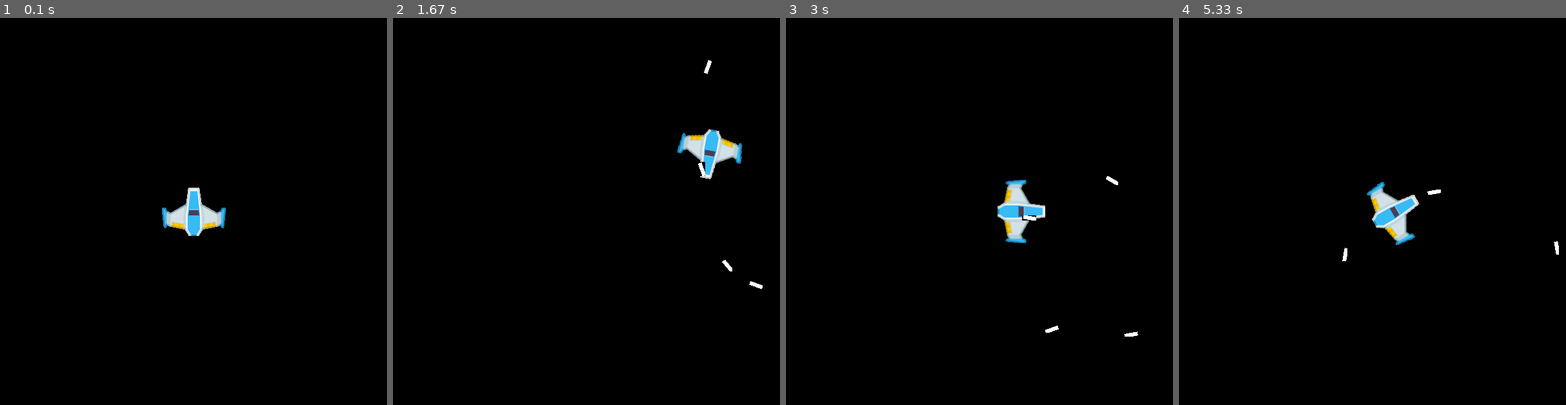
Above: before the commit, frames 1-4 (left to right).
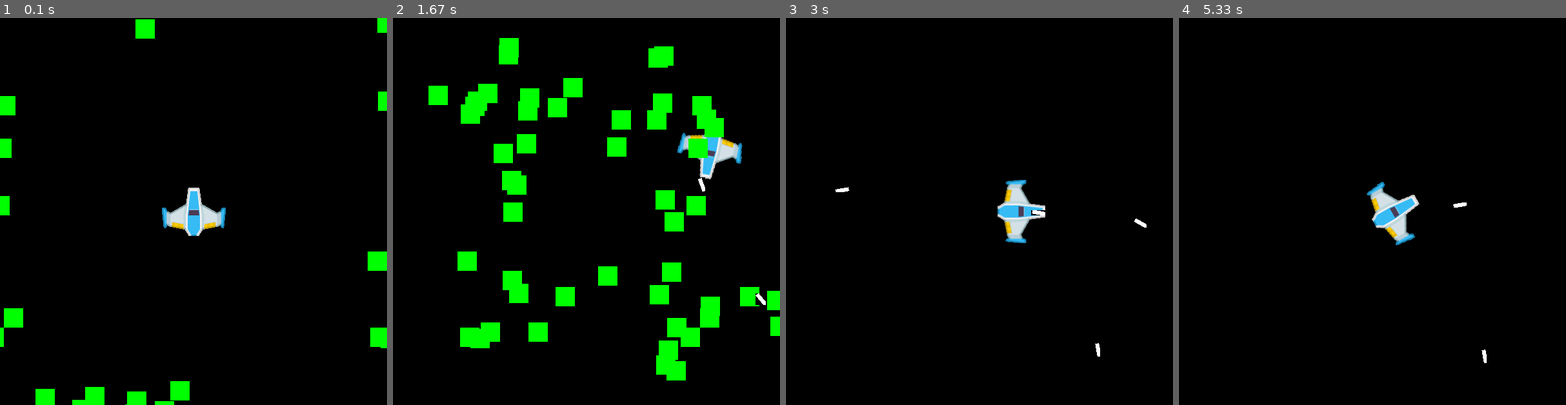
Above: after the commit, the same moments.

Repository: bheki-maenetja/small-projects-pygame
Game: pygame game, started from space-invaders/main.py
Two runs of this game, one before a commit and one after it. Both use one fixed random seed, a clock stepped at 60 frames per second and the inputs below.
Inputs:
- Up to frame 1 (0.1 s): no input
- Up to frame 2 (1.67 s): tap Space at 0.33, 0.73, 1.03, 1.23, 1.57 s; hold Right 0.67-1.13 s; hold D 0.67-1.13 s; hold Up 1.17-1.47 s; hold Right from 1.5 s (still down); hold D from 1.5 s (still down)
- Up to frame 3 (3 s): tap Space at 1.87, 2.07, 2.37, 2.63, 2.97 s; release Right at 1.97 s; release D at 1.97 s; hold Left 2-2.53 s; hold A 2-2.53 s; hold Down 2.57-2.87 s; hold Left from 2.9 s (still down); hold A from 2.9 s (still down)
- Up to frame 4 (5.33 s): tap Space at 3.27, 3.4, 3.8, 4.1, 4.47, 4.87, 5.17 s; release Left at 3.3 s; release A at 3.3 s; hold Up 3.33-3.7 s; hold Right 3.73-4.37 s; hold D 3.73-4.37 s; hold Down 4.4-4.77 s; hold Left 4.8-5.27 s; hold A 4.8-5.27 s; hold Right from 5.3 s (still down); hold D from 5.3 s (still down)

The runs differ from the first frame. In frame 1, 2.7% of the frame differs, in the area x 0-100%, y 0-100%; in frame 2, 11%, in the area x 9-100%, y 5-94%; in frame 3, 0.3%; in frame 4, 0.2%.

Commit message:
fixed bullet trajectories

Diff:
--- a/KCC-shmup-tutorial/shmup.py
+++ b/KCC-shmup-tutorial/shmup.py
@@ -8,6 +8,8 @@
 WIDTH = 480
 HEIGHT = 600
 FPS = 60
+
+score = 0
 
 pygame.init()
 pygame.mixer.init()
@@ -141,10 +143,20 @@
 player = Player()
 
 all_sprites.add(player)
+
 for i in range(10):
   m = Mob()
   all_sprites.add(m)
   mobs.add(m)
+
+# Utility Functions
+font_name = pygame.font.match_font('arial')
+def draw_text(surf, text, size, x, y):
+  font = pygame.font.Font(font_name, size)
+  text_surface = font.render(text, True, WHITE)
+  text_rect = text_surface.get_rect()
+  text_rect.midtop = (x, y)
+  surf.blit(text_surface, text_rect)
 
 # Game loop
 running = True
@@ -162,6 +174,7 @@
 
   bullet_hits = pygame.sprite.groupcollide(mobs, bullets, True, True)
   for hit in bullet_hits:
+    score += 50 - hit.radius
     m = Mob()
     all_sprites.add(m)
     mobs.add(m)
@@ -174,6 +187,7 @@
   screen.fill(BLACK)
   screen.blit(background, background_rect)
   all_sprites.draw(screen)
+  draw_text(screen, f"Score: {score}", 18, WIDTH/2, 10)
 
   # AFTER drawing everything, flip the display
   pygame.display.flip()
--- a/space-invaders/main.py
+++ b/space-invaders/main.py
@@ -4,7 +4,7 @@
 # Skeleton for a new project
 import pygame
 from random import randint, choice
-from math import cos, sin
+from math import cos, sin, pi
 from os import path
 
 from pygame.locals import (
@@ -104,19 +104,23 @@
     self.rect.center = (x, y)
 
   def update(self):
-    angle = ((self.rot % 360) + 90) % 360
-    if 0 <= angle <= 90:
-      self.rect.centerx += 5 * abs(cos(angle))
-      self.rect.centery -= 5 * abs(sin(angle))
-    if 90 < angle <= 180:
-      self.rect.centerx -= 5 * abs(cos(angle))
-      self.rect.centery -= 5 * abs(sin(angle))
-    if 180 < angle <= 270:
-      self.rect.centerx -= 5 * abs(cos(angle))
-      self.rect.centery += 5 * abs(sin(angle))
-    if 270 < angle <= 360:
-      self.rect.centerx += 5 * abs(cos(angle))
-      self.rect.centery += 5 * abs(sin(angle))
+    angle_deg = ((self.rot % 360) + 90) % 360
+    angle_rad = (angle_deg / 180) * pi
+    horizontal_vector = abs(8 * round(cos(angle_rad), 4))
+    vertical_vector = abs(8 * round(sin(angle_rad), 4))
+    print(round(sin(angle_rad), 4), round(cos(angle_rad), 4))
+    if 0 <= angle_deg <= 90:
+      self.rect.centerx += horizontal_vector
+      self.rect.centery -= vertical_vector
+    if 90 < angle_deg <= 180:
+      self.rect.centerx -= horizontal_vector
+      self.rect.centery -= vertical_vector
+    if 180 < angle_deg <= 270:
+      self.rect.centerx -= horizontal_vector
+      self.rect.centery += vertical_vector
+    if 270 < angle_deg <= 360:
+      self.rect.centerx += horizontal_vector
+      self.rect.centery += vertical_vector
 
     self.boundary_check()
 
@@ -124,9 +128,46 @@
     if self.rect.top < 0 or self.rect.bottom > HEIGHT or self.rect.left < 0 or self.rect.right > WIDTH:
       self.kill()
 
+class Alien(pygame.sprite.Sprite):
+  def __init__(self):
+    super(Alien, self).__init__()
+    self.image = pygame.Surface((30, 30))
+    self.image.fill(GREEN)
+    self.rect = self.image.get_rect()
+    self.direction = choice(['left', 'right', 'top', 'bottom'])
+    self.spawn()
+
+  def spawn(self):
+    if (self.direction == 'left'):
+      x, y = randint(-100, -5), randint(0, HEIGHT)
+    if (self.direction == 'right'):
+      x, y = randint(WIDTH + 5, WIDTH + 100), randint(0, HEIGHT)
+    if (self.direction == 'top'):
+      x, y = randint(0, WIDTH), randint(-100, -5)
+    if (self.direction == 'bottom'):
+      x, y = randint(0, WIDTH), randint(HEIGHT + 5, HEIGHT + 100)
+    self.rect.center = (x, y)
+
+  def update(self):
+    if (self.direction == 'left'):
+      self.rect.centerx += 5
+    if (self.direction == 'right'):
+      self.rect.centerx -= 5
+    if (self.direction == 'top'):
+      self.rect.centery += 5
+    if (self.direction == 'bottom'):
+      self.rect.centery -= 5
+
 player = Player()
+all_sprites.add(player)
 
-all_sprites.add(player)
+# Utility Functions
+def spanw_aliens():
+  for i in range(50):
+    new_alien = Alien()
+    all_sprites.add(new_alien)
+
+spanw_aliens()
 
 # Game loop
 running = True
